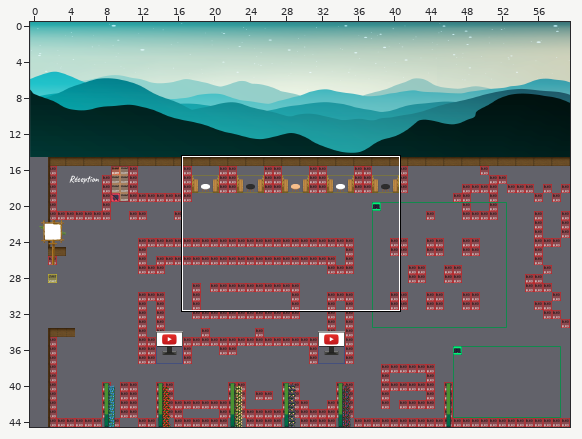
Tiled map (JSON) -- map.tmj. Above, an overview of the earlier version with the close-up marked.
Close-up. As it was:
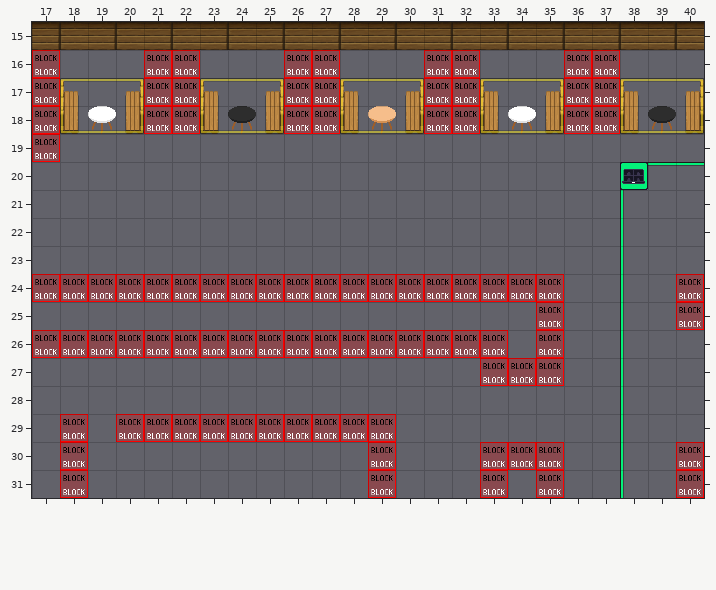
Cells are 32x32 px. Shown: x 17..40, y 15..31. The commit also changed other parts of the map, which this record leaves out. Tiles whose own drawing changed are shown in their newer look in all pictures. Not drawn, because the pictures are missing: unchanged layers "Arbres", "Batiment", "Batiment2", "Copie de Arbres", "Grass", "Piscine0", "Piscine1", "Piscine2", "Route", "Water", "above1", "above2", "above3", "piscine3".
Once edited:
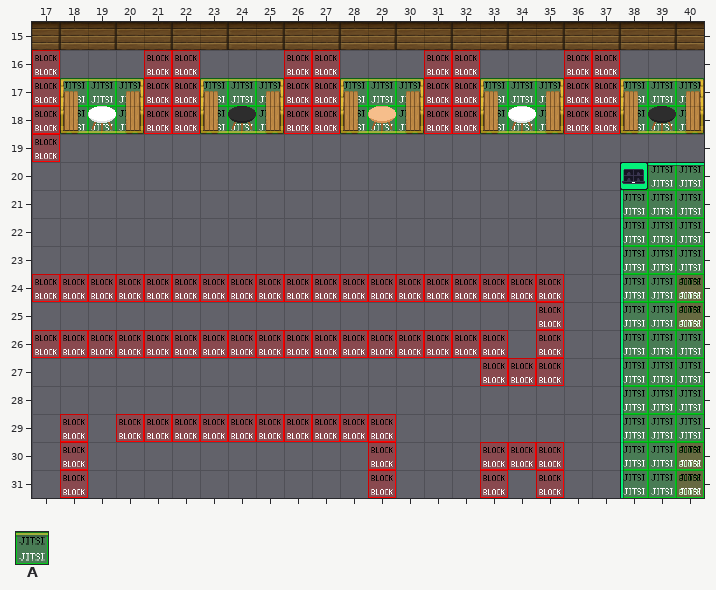
Key: from "WA_Special_Zones": A 9.
_ is an empty cell, . an unchanged one.
Tiles of an added or newly shown layer are drawn over the layers below it.
See-through tiles are keyed as they look on the map.
Changes in this commit:
--- layer "jitsiMeet5" (added)
@@ x 38..40 @@
-17 ___
-18 ___
+17 AAA
+18 AAA
--- layer "jitsiMeet4" (added)
@@ x 33..35 @@
-17 ___
-18 ___
+17 AAA
+18 AAA
--- layer "jitsiMeet3" (added)
@@ x 28..30 @@
-17 ___
-18 ___
+17 AAA
+18 AAA
--- layer "jitsiMeet2" (added)
@@ x 23..25 @@
-17 ___
-18 ___
+17 AAA
+18 AAA
--- layer "jitsiMeet1" (added)
@@ x 18..20 @@
-17 ___
-18 ___
+17 AAA
+18 AAA
--- layer "jitsiterrasse" (added)
@@ x 38..40 @@
-20 .__
-21 ___
-22 ___
-23 ___
-24 ___
-25 ___
-26 ___
-27 ___
-28 ___
-29 ___
-30 ___
-31 ___
+20 .AA
+21 AAA
+22 AAA
+23 AAA
+24 AAA
+25 AAA
+26 AAA
+27 AAA
+28 AAA
+29 AAA
+30 AAA
+31 AAA
